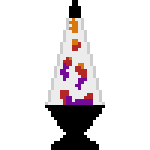
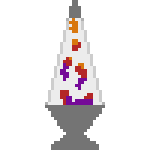
Revision of a layered 150px x 150px image; what changed, layer by layer:
painted on "Layer 1" over [45, 0, 105, 150]
